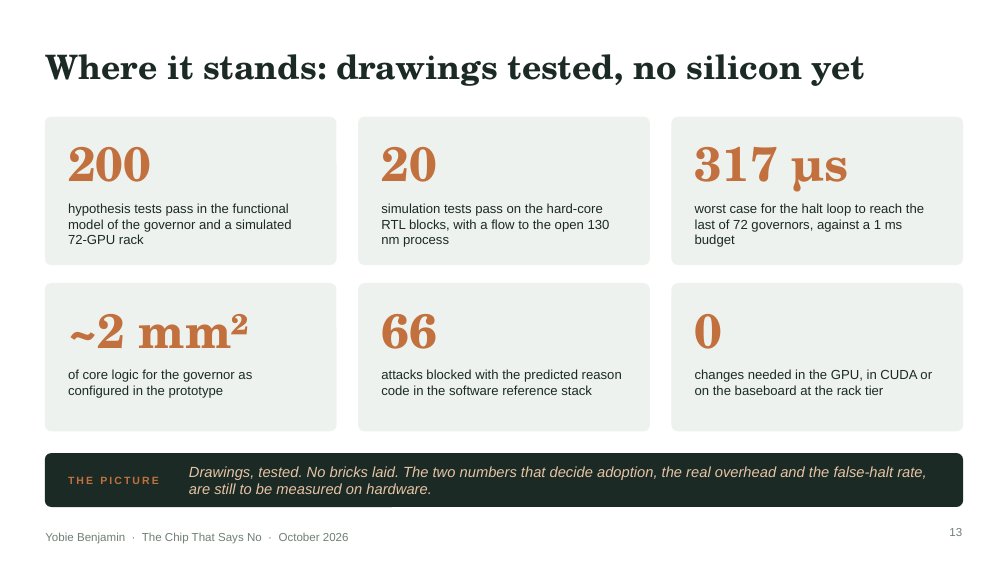
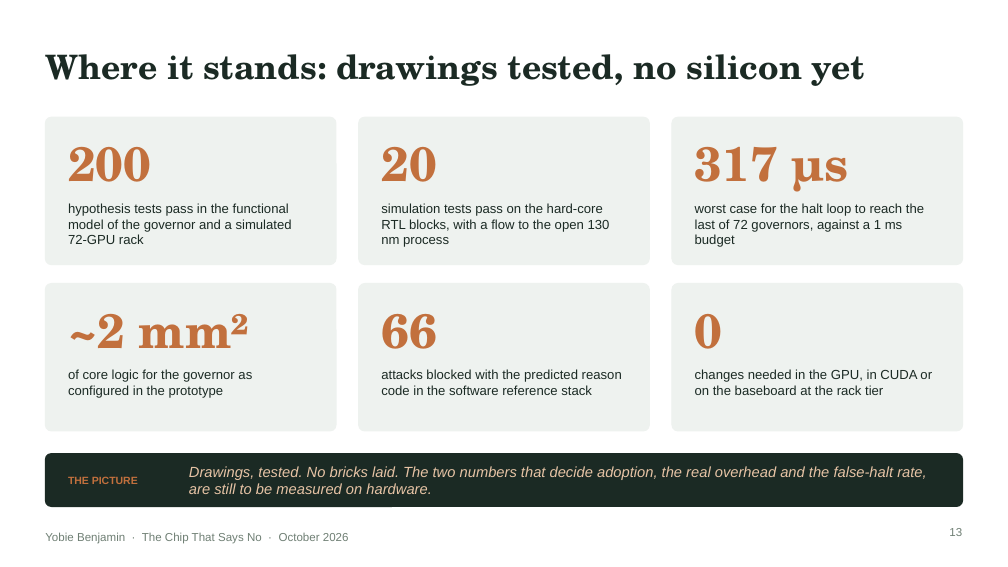
Before and after one commit to YobieBenjamin/safety-governor, a slide deck: slide 13 of docs/brief/chip-that-says-no-brief.pptx. Drawn at 1008x567 pixels with LibreOffice and Linux fonts; fonts in the diff are those of the drawing. Boxes give left, top, right and bottom in pixels: in the first picture for what was removed or moved away, otherwise in the second. Text is boxed around its words. In the diff, an @@ line names an element or a change of style, - is before the commit and + after.

```diff
--- a/docs/brief/chip-that-says-no-brief.pptx
+++ b/docs/brief/chip-that-says-no-brief.pptx
@@ text "THE PICTURE" at (x1=68, y1=476, x2=138, y2=484): letter spacing 2 to 0 pt @@
```
Also in this commit, not shown: 15 other slides changed, 3 other files.
